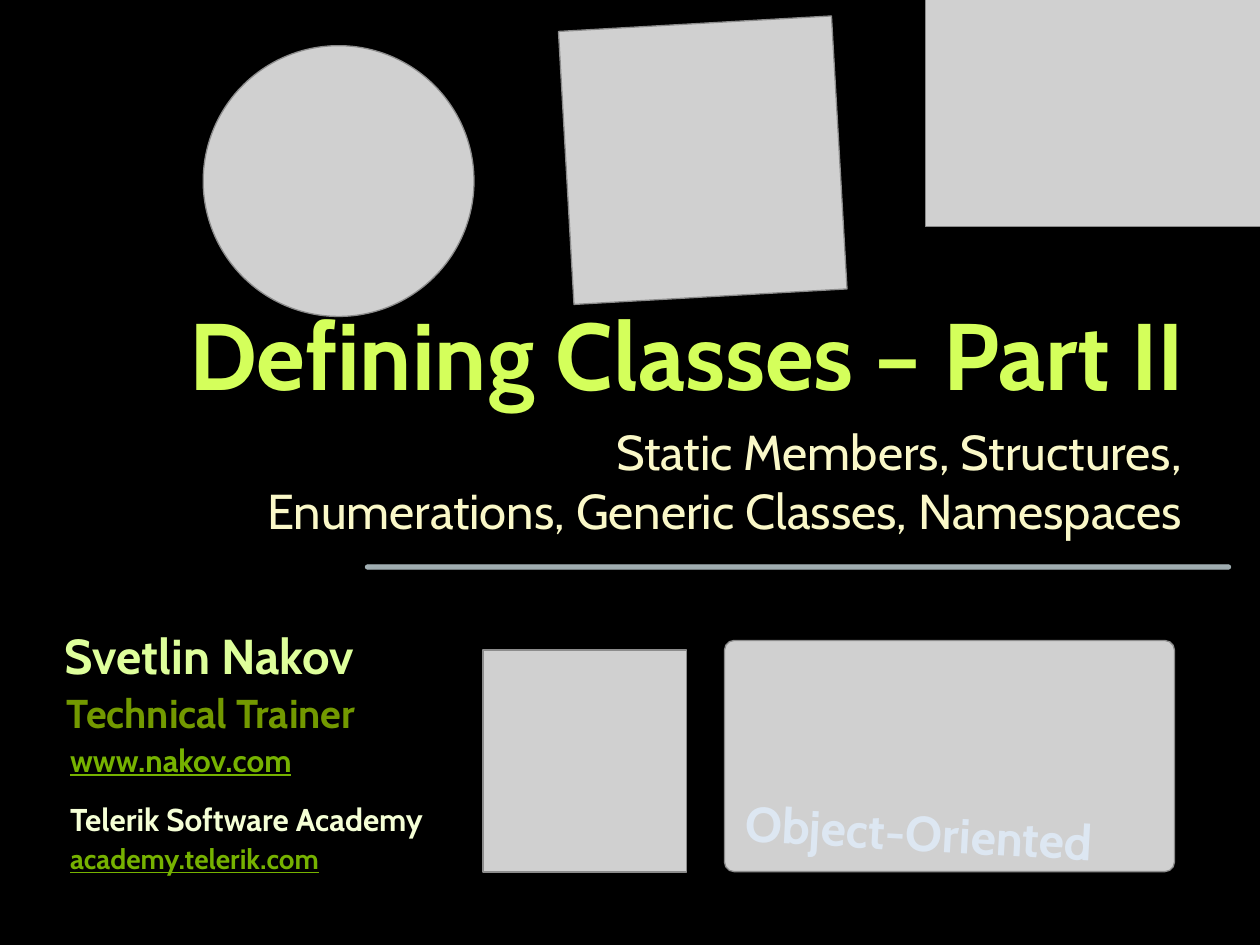
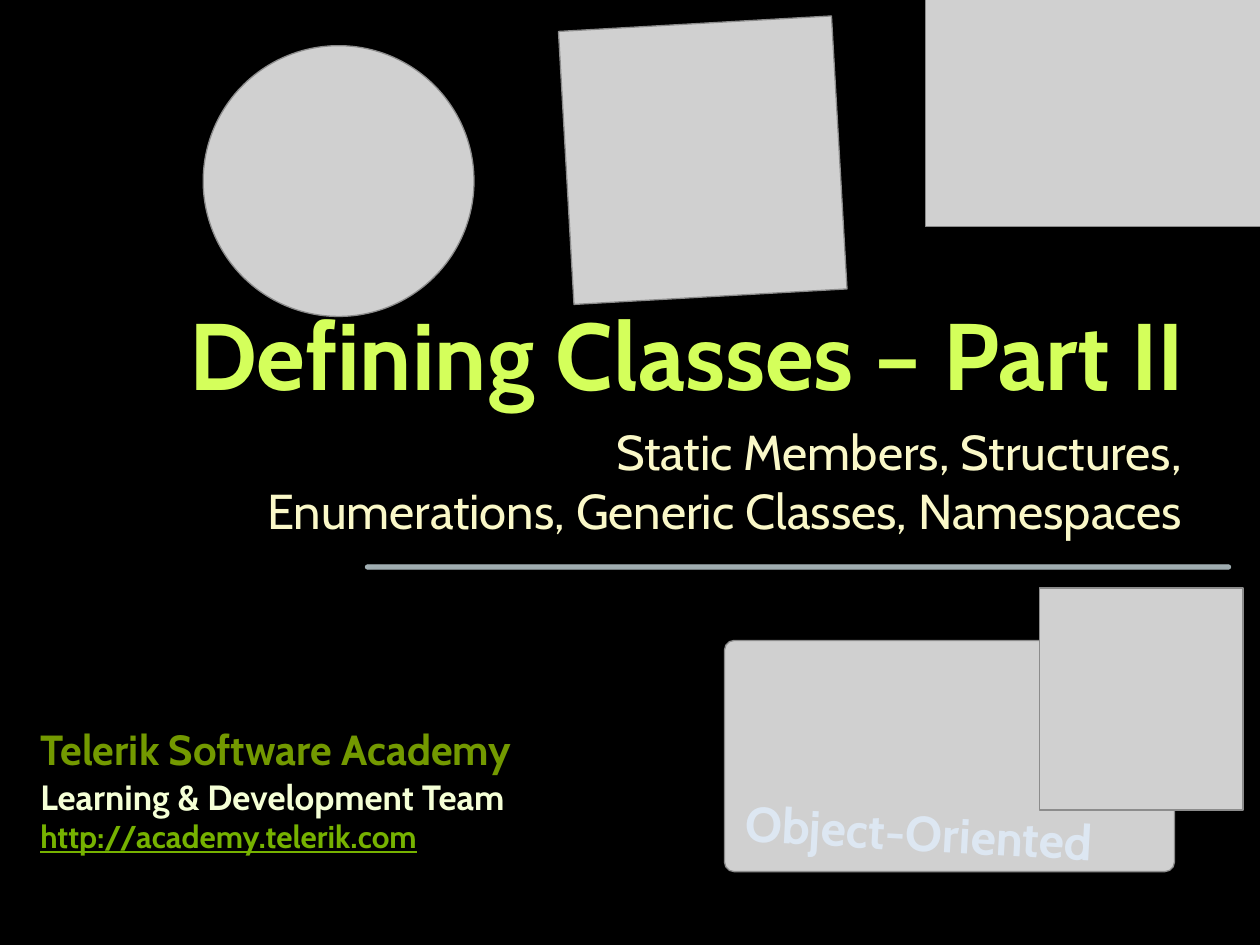
Before and after one commit to StefanSinapov/TelerikAcademy, a slide deck: slide 1 of 3. Обектно-ориентирано програмиране (ООП)/Lections/2.Defining-Classes-Part-II-Static-Members-Generics.pptx. Drawn at 1260x945 pixels with LibreOffice and Linux fonts; fonts in the diff are those of the drawing; grey boxes stand for pictures; background and template pictures are left out. Boxes give left, top, right and bottom in pixels: in the first picture for what was removed or moved away, otherwise in the second. Text is boxed around its words. In the diff, an @@ line names an element or a change of style, - is before the commit and + after.

```diff
--- a/3. Обектно-ориентирано програмиране (ООП)/Lections/2.Defining-Classes-Part-II-Static-Members-Generics.pptx
+++ b/3. Обектно-ориентирано програмиране (ООП)/Lections/2.Defining-Classes-Part-II-Static-Members-Generics.pptx
@@ picture: place and size @@
-picture at <box>483,650,687,872</box>
+picture at <box>1040,588,1244,810</box>
@@ text removed at <box>65,637,354,675</box> @@
-Svetlin Nakov
@@ text "Telerik Software Academy": place and size @@
-text "Telerik Software Academy" at <box>70,807,423,838</box>
+text "Telerik Software Academy" at <box>40,733,511,775</box>
@@ text "Telerik Software Academy" at <box>40,733,511,775</box>: size 18 to 24 pt, text colour #F5FFD6 to #739900; more space between paragraphs @@
@@ text removed at <box>67,698,355,729</box> @@
-Technical Trainer
@@ text removed at <box>70,748,291,776</box> @@
-www.nakov.com
@@ text added at <box>40,783,505,819</box>, 20 pt, text #F5FFD6, bold @@
+Learning & Development Team
@@ text at <box>40,824,416,856</box>: text changed; size 16 to 18 pt @@
-academy.telerik.com
+http://academy.telerik.com
```
Also in this commit, not shown: 2 other files.
